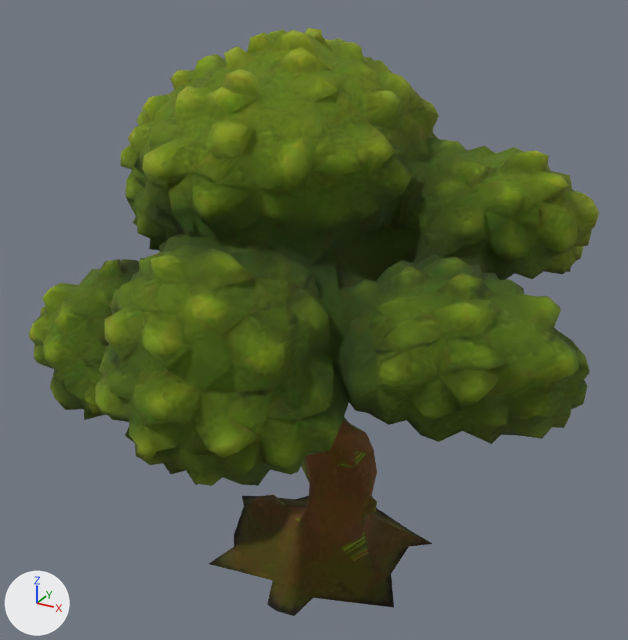
Two versions of the glTF model public/models/foliage/oak_1_field.glb, one commit apart.
Rendered twice from a 50 mm lens placed at (5.09, -9.22, 7.98), pointed at (0.11, -0.16, 3.45). Lighting does not change. The marker at lower left points along +X, +Y and +Z. The picture after the commit comes second. Where no turn or scale is listed for an object, it has been applied to the vertices. Vertices at exactly the same position are counted once.

Objects in the first picture: 'Fable_oak_1'.
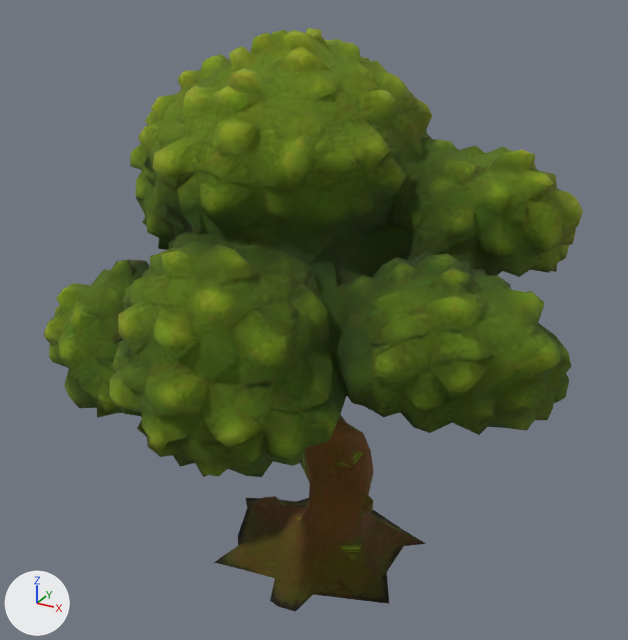
Where the change shows, as pixel boxes [x1, y1, x2, y2] in the pictures (628 x 640 px; the box of a moved part takes in the faces that stretch with it):
'Fable_oak_1', reshaped, moved
    before: [29, 28, 599, 616]
    after: [44, 28, 583, 612]
part 1 of me_fable_oak_1, moved or reshaped
    before: [29, 29, 599, 486]
    after: [44, 30, 583, 477]
part 2 of me_fable_oak_1, moved or reshaped
    before: [209, 417, 432, 616]
    after: [235, 414, 426, 612]
part 3 of me_fable_oak_1, surface changed
    before: [338, 514, 361, 529]
    after: [214, 514, 364, 569]

Patch to the scene script:
```diff
--- a/public/models/foliage/oak_1_field.glb.py
+++ b/public/models/foliage/oak_1_field.glb.py
@@ me_fable_oak_1 @@
 # used by ob_fable_oak_1; location = (0.2, -0.14, 3.39)
-me_fable_oak_1.from_pydata(...)  # 2054 vertices, 3961 faces; spans x -3.53..3.53, y -3.5..3.5, z -3.63..3.63
+me_fable_oak_1.from_pydata(...)  # 2054 vertices, 3961 faces; spans x -3.35..3.35, y -3.32..3.32, z -3.63..3.63
+# me_fable_oak_1 part 1: the loose piece of 1802 vertices spanning x -3.53..3.53, y -3.5..3.5, z -1.04..3.63 is scaled about its middle by (0.947, 0.947, 1)
+# me_fable_oak_1 part 2: 252 of 2054 vertices moved; they spanned x -2.38..2.03, y -2.0..2.18, z -3.63..1.2 and now span x -2.26..1.92, y -1.89..2.07, z -3.63..1.2; mean shift (0.01, -0.01, 0.01); largest move (0.08, 0.86, -3.43) -> (-0.94, 0.05, 0.79)
+# me_fable_oak_1 part 3: 10 kept faces spanning x -1.12..1.92, y -1.89..0.8, z -3.53..0.38 get new texture (UV) coordinates
 me_fable_oak_1.materials.append(mat_bark_normaltree)
@@ ob_fable_oak_1 @@
 ob_fable_oak_1 = bpy.data.objects.new('Fable_oak_1', me_fable_oak_1)
-ob_fable_oak_1.location = (0.2, -0.14, 3.39)
+ob_fable_oak_1.location = (0.19, -0.13, 3.39)
```
